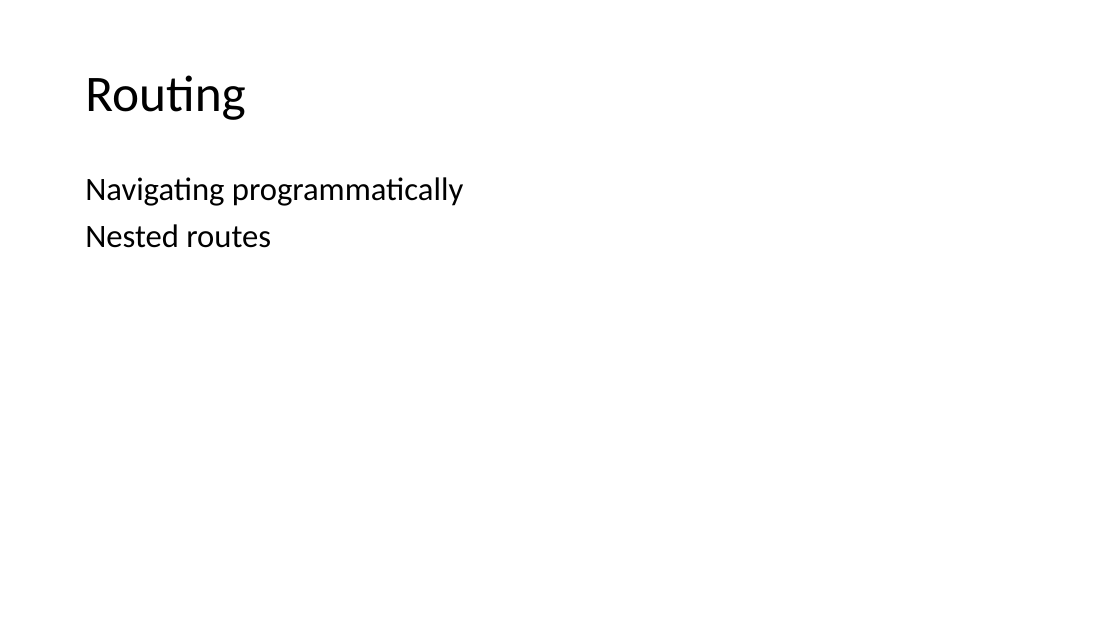
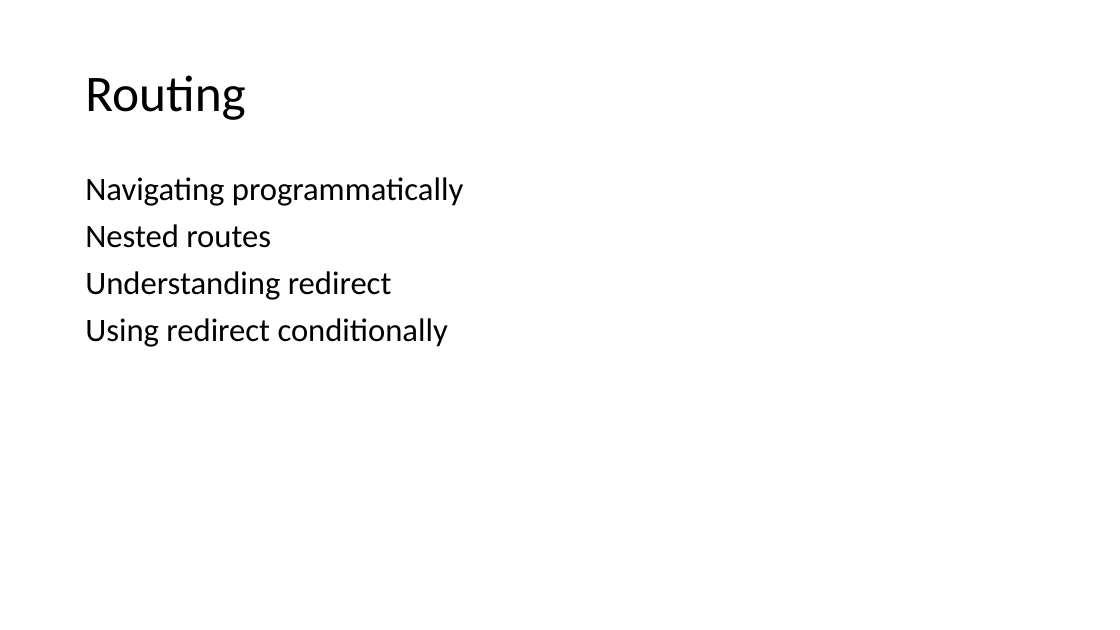
Before and after one commit to PiyushChaturvedii/batch03, a slide deck: slide 28 of Create-react-app.pptx. Drawn at 1120x630 pixels with LibreOffice and Linux fonts; fonts in the diff are those of the drawing. Boxes give left, top, right and bottom in pixels: in the first picture for what was removed or moved away, otherwise in the second. Text is boxed around its words. In the diff, an @@ line names an element or a change of style, - is before the commit and + after.

Commit message:
redirect

```diff
--- a/Create-react-app.pptx
+++ b/Create-react-app.pptx
@@ text at (x1=85, y1=271, x2=448, y2=347): paragraphs added @@
+Understanding redirect
+Using redirect conditionally
```
Also in this commit, not shown: 22 other files.
